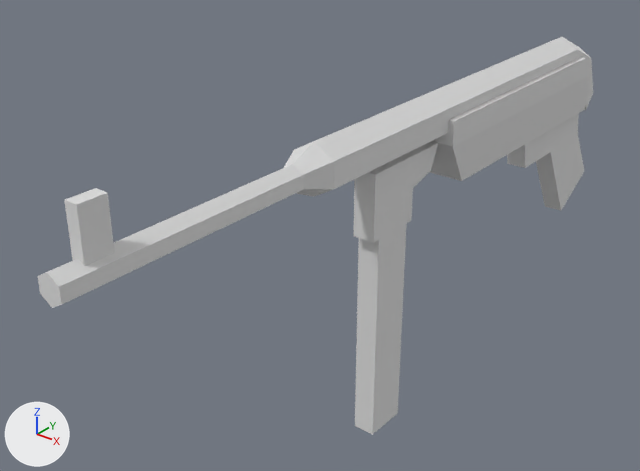
One commit to the glTF model models/ultimate-pack/low-poly-10/m/weapons-mp40.glb: the scene before it, then after it.
One viewpoint serves both versions: a 50 mm camera at (0.354, -0.735, 0.275) aimed at (-0.041, -0.241, -0.031). Arrows for +X, +Y and +Z are at lower left; the lights stay in place. The picture after the commit comes second. Where no turn or scale is listed for an object, it has been applied to the vertices.

In view in the first picture: 'mp40'.
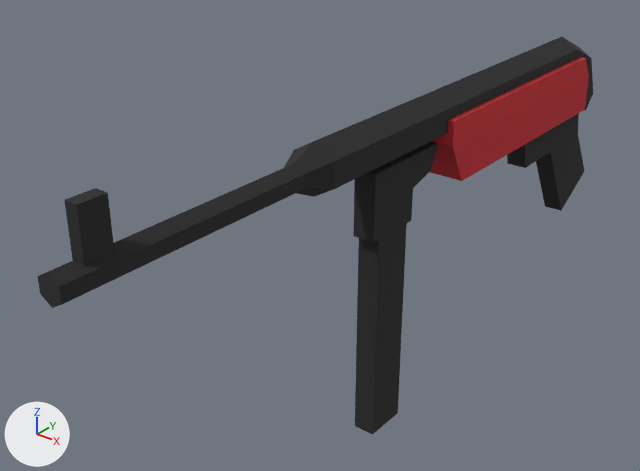
What the commit changed:
Material '17 GREY-DARKEST' (mat_17_grey_darkest) changes colour from white #e7e7e7 to black #292929; in linear values from (0.8, 0.8, 0.8) to (0.0222, 0.0222, 0.0222).
Material '25 RED-DARKEST' (mat_25_red_darkest) changes colour from white #e7e7e7 to red #ca3038; in linear values from (0.8, 0.8, 0.8) to (0.591, 0.0296, 0.0395).

Location of each change, [x1, y1, x2, y2] in pixels of the pictures (640 x 471 px):
'mp40', recoloured (white to black)
    both: [37, 37, 593, 435]
